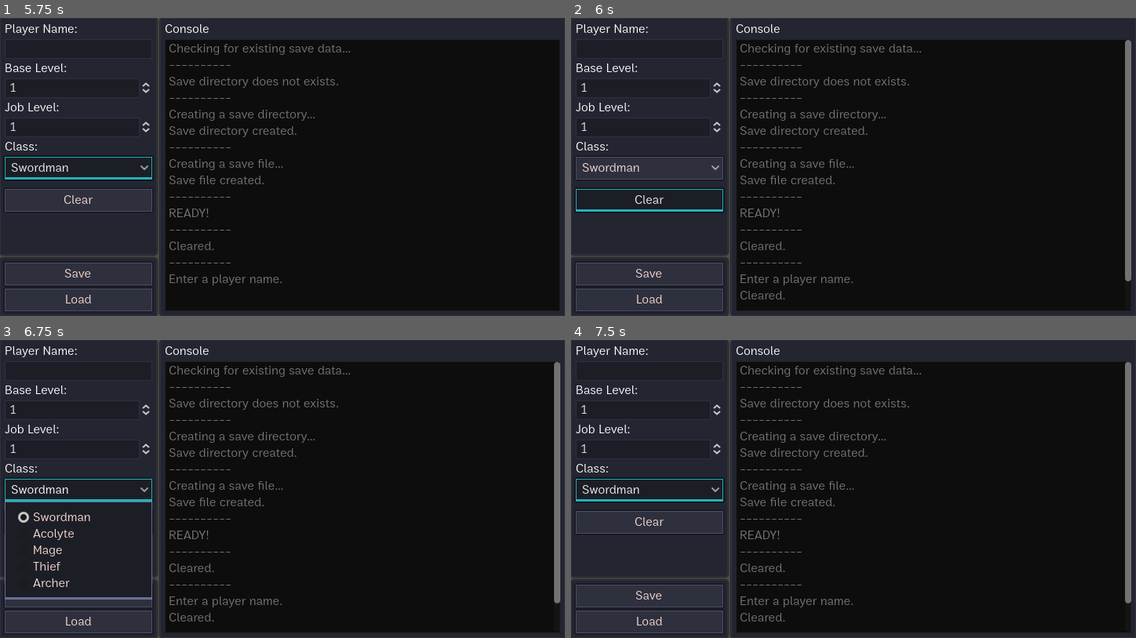
Above: before the commit, frames 1-4 (two rows, left to right).
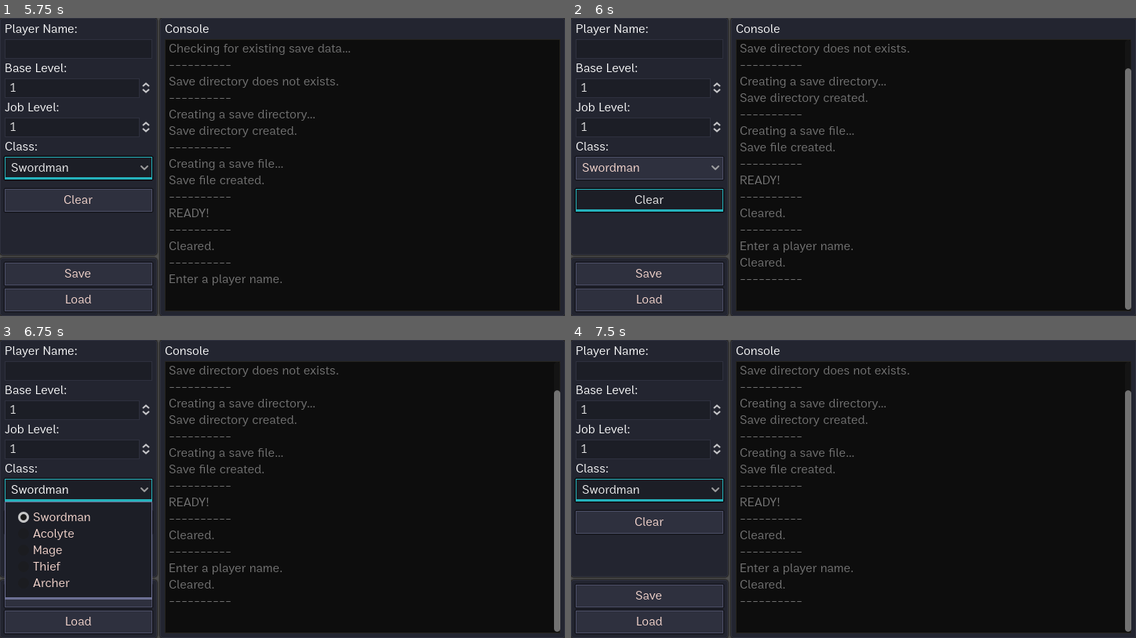
Above: after the commit, the same moments.

Repository: xcession/godot-save-and-load
Game: Godot game, scene res://main.tscn
The game is run twice, just before and just after one commit, with the same random seed, the same clock (stepped at 60 frames per second) and the same inputs.
Inputs (mouse positions are in pixels of both pictures, inside the frame that each line leads up to):
- Up to frame 1 (5.75 s): click (79, 47) at 0.52 s; type "Alex" at 0.6 s; click "Clear" at 1.25 s; click "Save" at 2 s; click "Load" at 2.75 s; click "OK" at 3.5 s; click "Swordman" at 4.25 s; click "Swordman" at 5 s
- Up to frame 2 (6 s): click "Clear" at 5.75 s
- Up to frame 3 (6.75 s): click "Swordman" at 6.5 s
- Up to frame 4 (7.5 s): click "Clear" at 7.25 s

Frame 1 is identical in both runs. In frame 2, 2.9% of the frame differs, in the area x 30-100%, y 7-98%; in frame 3, 2.9%; in frame 4, 2.9%.

Commit message:
Fix auto scroll

Diff:
--- a/main.gd
+++ b/main.gd
@@ -119,4 +119,4 @@
 	if with_separator:
 		print(separator)
 		_console.text += separator + "\n"
-	_console.scroll_vertical = INF  # Auto scroll
+	_console.set_v_scroll(_console.get_line_count())  # Auto scroll
